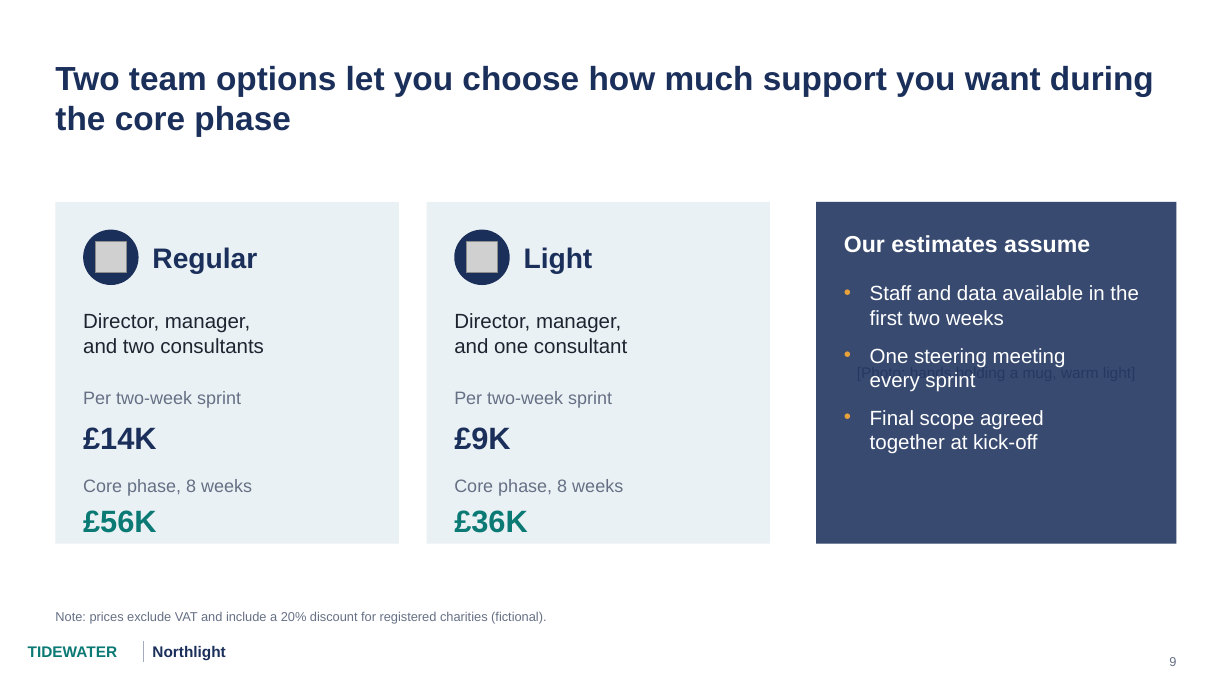
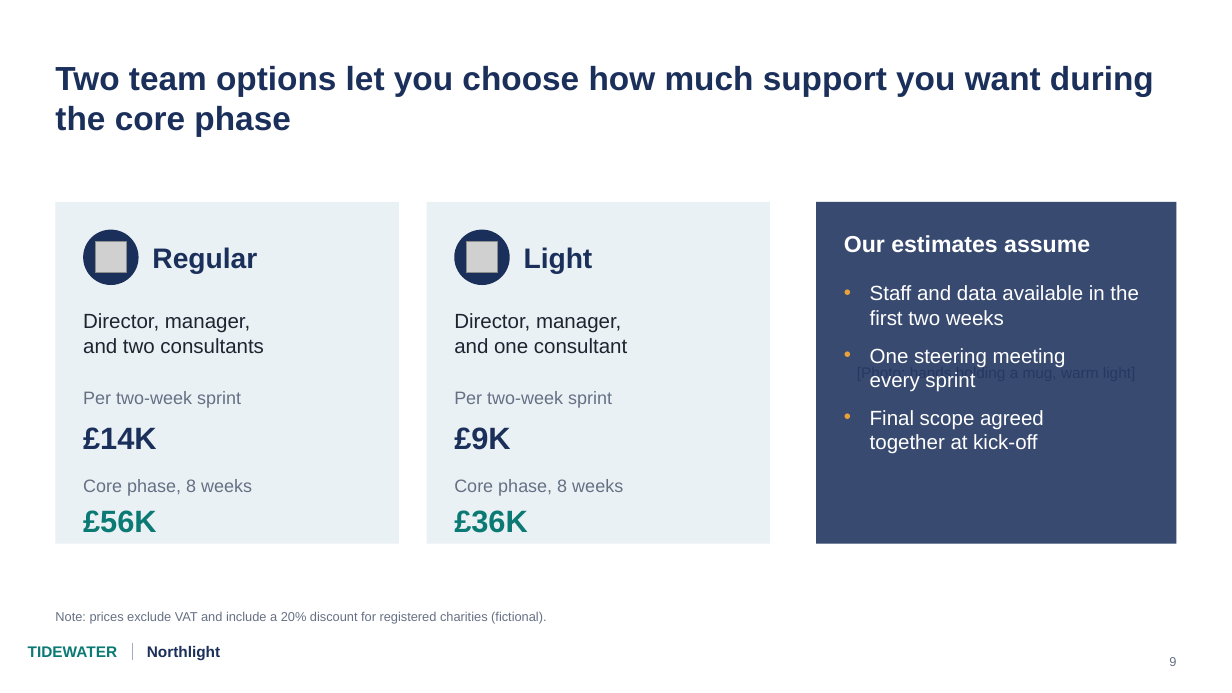
Before and after one commit to bmc-marshall/slidewell, a slide deck: slide 9 of slidewell/examples/consulting-proposal.pptx. Drawn at 1232x693 pixels with LibreOffice and Linux fonts; fonts in the diff are those of the drawing; grey boxes stand for pictures. Boxes give left, top, right and bottom in pixels: in the first picture for what was removed or moved away, otherwise in the second. Text is boxed around its words. In the diff, an @@ line names an element or a change of style, - is before the commit and + after.

```diff
--- a/slidewell/examples/consulting-proposal.pptx
+++ b/slidewell/examples/consulting-proposal.pptx
@@ line moved from (143, 641) - (143, 662) to (132, 643) - (132, 660) @@
@@ text "Northlight" moved from (x1=152, y1=646, x2=225, y2=661) to (x1=147, y1=646, x2=220, y2=661) @@
```
Also in this commit, not shown: 16 other slides changed, 33 other files.
